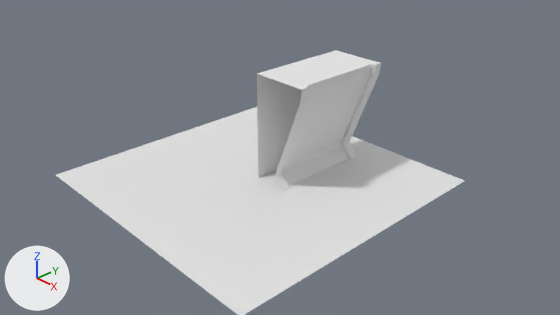
One commit to the Blender file materials/models/amb/walls/metal_wall.blend: the scene before it, then after it.
The view is the same before and after, from the file's camera 'Camera'. Every picture has the same lights, and +X, +Y and +Z are marked at lower left.

Objects in the first picture: 'Plane', 'Wall Final'.
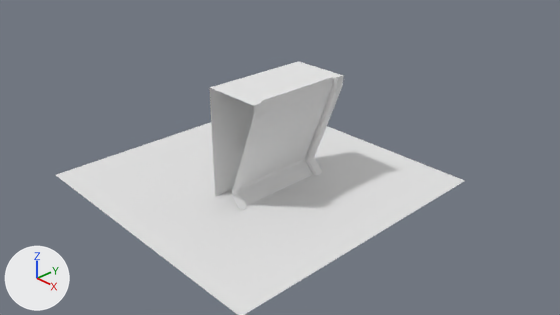
The change, as a list of edits to the scene's bpy script:
```text
Change ob_wall_final:
    ob_wall_final.location: (0.0, 0.0, 0.0) -> (0.0, -1.0, 0.0)
```

What differs and where, as boxes (x1, y1, x2, y2) in the pictures (560 x 315 px):
'Wall Final', moved
    before: (257, 50, 381, 191)
    after: (209, 61, 344, 211)
